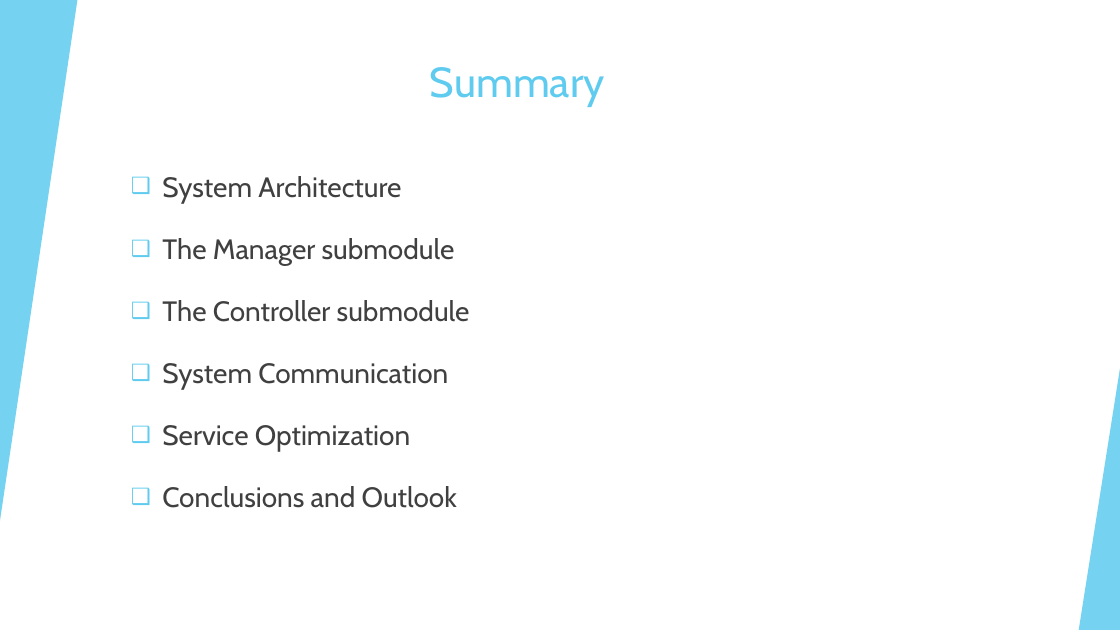
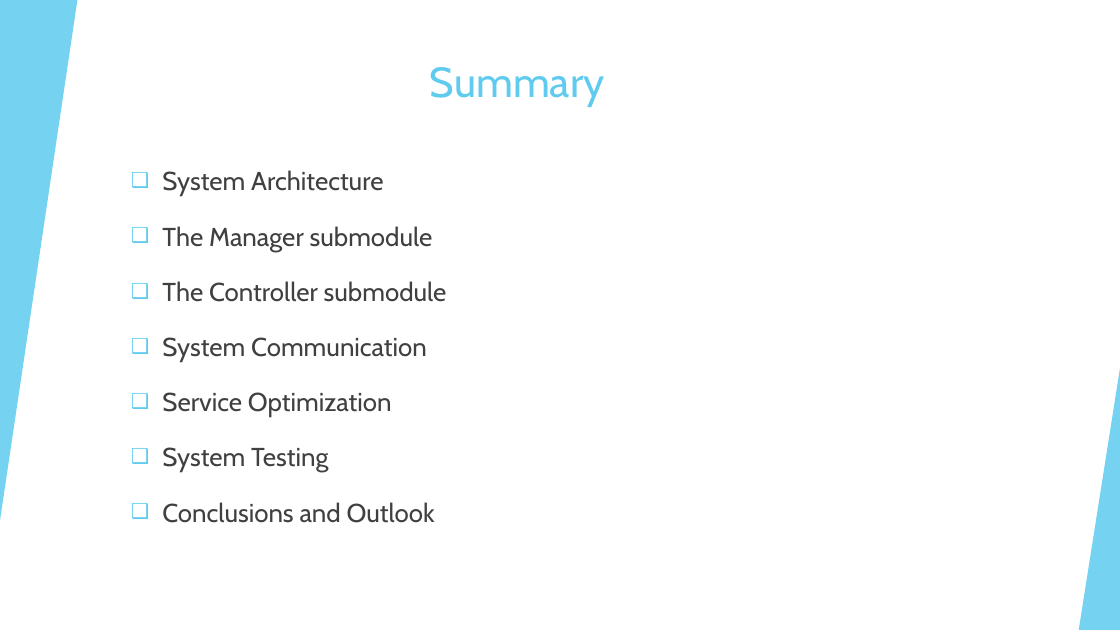
Before and after one commit to BarsantiNicola/DockerHealthMonitoring, a slide deck: slide 2 of Documentation/Cloud-Computing-Proj-Presentation.pptx. Drawn at 1120x630 pixels with LibreOffice and Linux fonts; fonts in the diff are those of the drawing. Boxes give left, top, right and bottom in pixels: in the first picture for what was removed or moved away, otherwise in the second. Text is boxed around its words. In the diff, an @@ line names an element or a change of style, - is before the commit and + after.

```diff
--- a/Documentation/Cloud-Computing-Proj-Presentation.pptx
+++ b/Documentation/Cloud-Computing-Proj-Presentation.pptx
@@ text at bbox=[162, 170, 447, 523]: size 24 to 22.2 pt; line spacing 1.5 to 1.4 @@
@@ text at bbox=[162, 447, 328, 472]: paragraph added @@
+❑ System Testing
```
Also in this commit, not shown: 1 other slide changed, 8 slides added, 2 slides removed.
